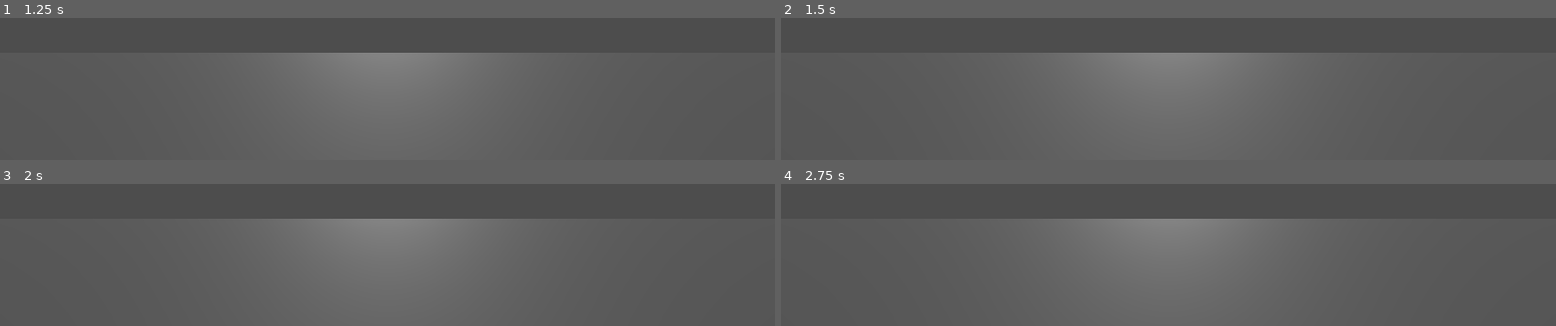
Above: before the commit, frames 1-4 (two rows, left to right).
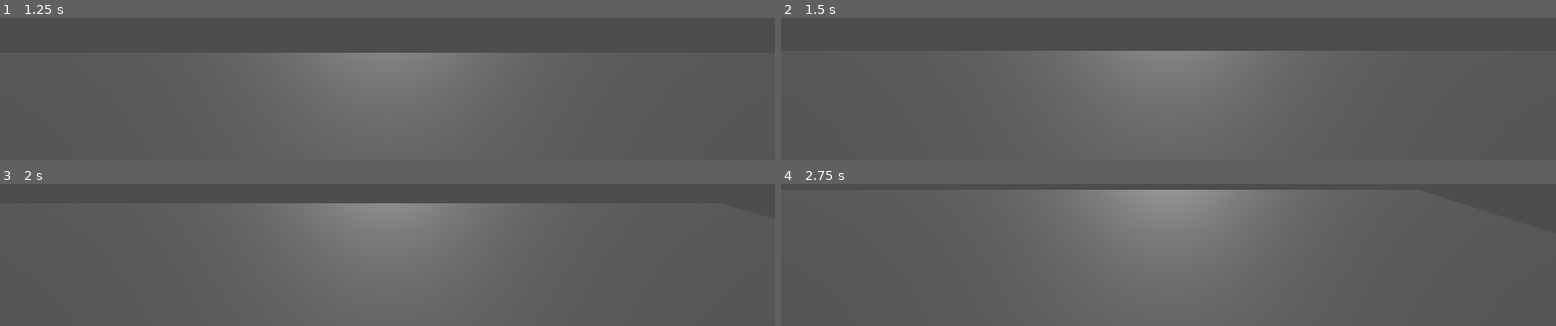
Above: after the commit, the same moments.

Repository: LitheFulminare/Abyssal-Cleaner
Game: Godot game, scene res://Test scene.tscn
The game is run twice, just before and just after one commit, with the same random seed, the same clock (stepped at 60 frames per second) and the same inputs.
Inputs:
- Up to frame 1 (1.25 s): tap Enter (ui_accept) at 0.5, 0.77 s; hold D (Right) from 0.53 s (still down)
- Up to frame 2 (1.5 s): tap Enter (ui_accept) at 1.25 s; release D (Right) at 1.28 s; hold S (Backwards) from 1.28 s (still down)
- Up to frame 3 (2 s): keep holding S (Backwards); tap Enter (ui_accept) at 1.52 s
- Up to frame 4 (2.75 s): release S (Backwards) at 2.03 s; hold D (Right) from 2.03 s (still down)

Frame 1 is identical in both runs. In frame 2, 0.5% of the frame differs, in the area x 31-69%, y 23-25%; in frame 3, 4.2%; in frame 4, 8.0%, in the area x 29-71%, y 4-25%.

Commit message:
acceleration and deceleration

Diff:
--- a/abyssal-cleaner-3d/character_body_3d.gd
+++ b/abyssal-cleaner-3d/character_body_3d.gd
@@ -15,11 +15,11 @@
 
 	# Get the input direction and handle the movement/deceleration.
 	# As good practice, you should replace UI actions with custom gameplay actions.
-	var input_dir := Input.get_vector("ui_left", "ui_right", "ui_up", "ui_down")
+	var input_dir := Input.get_vector("Left", "Right", "Forward", "Backwards")
 	var direction := (transform.basis * Vector3(input_dir.x, 0, input_dir.y)).normalized()
 	if direction:
-		velocity.x = direction.x * SPEED
-		velocity.z = direction.z * SPEED
+		velocity.x = move_toward(velocity.x, SPEED * direction.x, 0.05)
+		velocity.z = move_toward(velocity.z, SPEED * direction.z, 0.05)
 	else:
 		velocity.x = move_toward(velocity.x, 0, 0.05)
 		velocity.z = move_toward(velocity.z, 0, 0.05)
